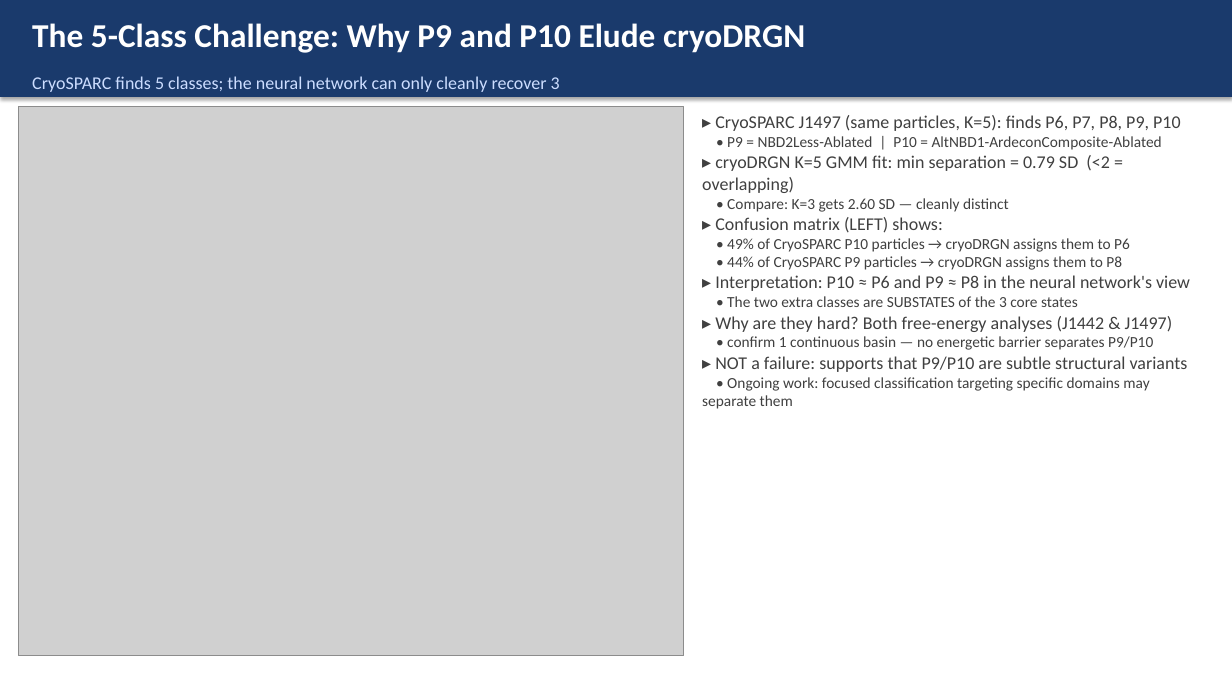
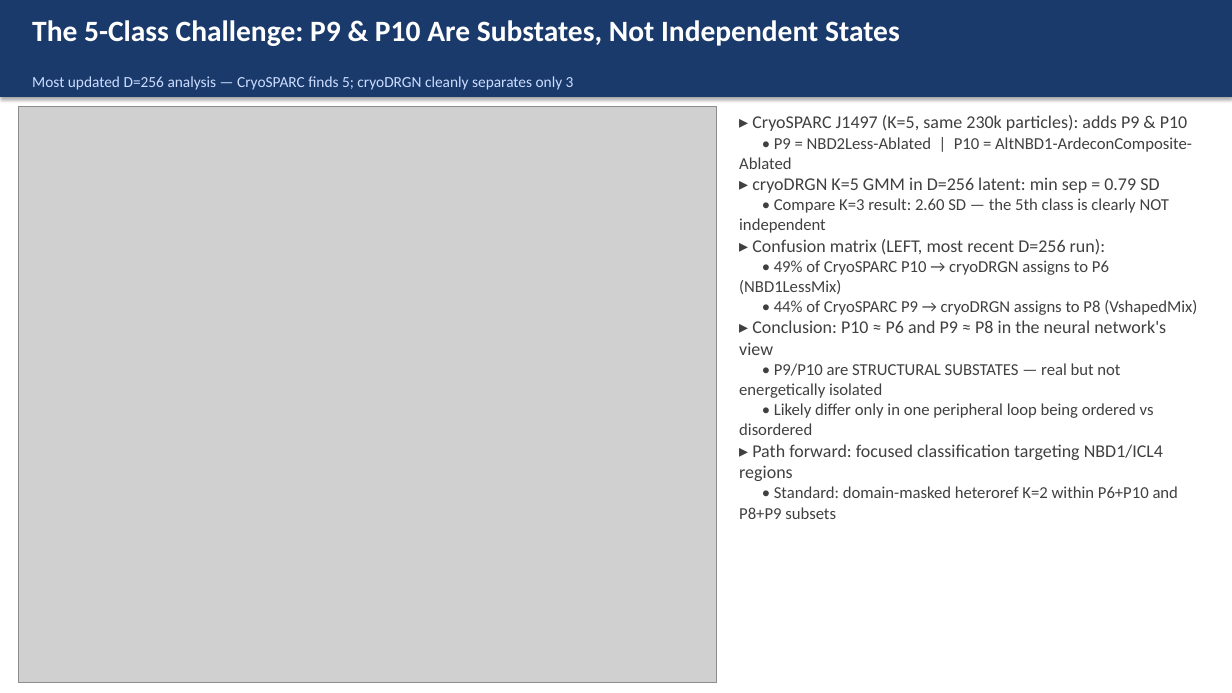
Before and after one commit to minouemmad/cryoem-classification, a slide deck: slide 11 of docs/CFTR_cryoDRGN_presentation.pptx (slide 12 before the commit). Drawn at 1232x693 pixels with LibreOffice and Linux fonts; fonts in the diff are those of the drawing; grey boxes stand for pictures. Boxes give left, top, right and bottom in pixels: in the first picture for what was removed or moved away, otherwise in the second. Text is boxed around its words. In the diff, an @@ line names an element or a change of style, - is before the commit and + after.

Commit message:
Update presentation: 14 slides, domain captions, VAE redesign, combined GMM/scatter slide, basin figure, D=128 vs D=256 explanation, K=6 J264

```diff
--- a/docs/CFTR_cryoDRGN_presentation.pptx
+++ b/docs/CFTR_cryoDRGN_presentation.pptx
@@ text at box(32, 20, 900, 46): text changed; size 26 to 23 pt @@
-The 5-Class Challenge: Why P9 and P10 Elude cryoDRGN
+The 5-Class Challenge: P9 & P10 Are Substates, Not Independent States
@@ text at box(32, 76, 574, 90): text changed; size 14 to 12 pt @@
-CryoSPARC finds 5 classes; the neural network can only cleanly recover 3
+Most updated D=256 analysis — CryoSPARC finds 5; cryoDRGN cleanly separates only 3
@@ picture: place and size @@
-picture at box(18, 106, 684, 656)
+picture at box(18, 106, 716, 683)
@@ text "▸ CryoSPARC J1497 (K=5, same ...": place and size @@
-text "▸ CryoSPARC J1497 (K=5, same ..." at box(702, 115, 1190, 409)
+text "▸ CryoSPARC J1497 (K=5, same ..." at box(739, 115, 1197, 519)
@@ text at box(752, 115, 1188, 131): text changed @@
-▸ CryoSPARC J1497 (same particles, K=5): finds P6, P7, P8, P9, P10
+▸ CryoSPARC J1497 (K=5, same 230k particles): adds P9 & P10
@@ text at box(739, 137, 1192, 169): size 12 to 13 pt in "• P9 = NBD2Less-Ablated | P10 = ..." @@
@@ text at box(739, 177, 1197, 519): text changed; size 12 to 13 pt @@
-▸ cryoDRGN K=5 GMM fit: min separation = 0.79 SD (<2 = overlapping)
-• Compare: K=3 gets 2.60 SD — cleanly distinct
-▸ Confusion matrix (LEFT) shows:
-• 49% of CryoSPARC P10 particles → cryoDRGN assigns them to P6
-• 44% of CryoSPARC P9 particles → cryoDRGN assigns them to P8
-▸ Interpretation: P10 ≈ P6 and P9 ≈ P8 in the neural network's view
-• The two extra classes are SUBSTATES of the 3 core states
-▸ Why are they hard? Both free-energy analyses (J1442 & J1497)
-• confirm 1 continuous basin — no energetic barrier separates P9/P10
-▸ NOT a failure: supports that P9/P10 are subtle structural variants
-• Ongoing work: focused classification targeting specific domains may separate them
+▸ cryoDRGN K=5 GMM in D=256 latent: min sep = 0.79 SD
+• Compare K=3 result: 2.60 SD — the 5th class is clearly NOT independent
+▸ Confusion matrix (LEFT, most recent D=256 run):
+• 49% of CryoSPARC P10 → cryoDRGN assigns to P6 (NBD1LessMix)
+• 44% of CryoSPARC P9 → cryoDRGN assigns to P8 (VshapedMix)
+▸ Conclusion: P10 ≈ P6 and P9 ≈ P8 in the neural network's view
+• P9/P10 are STRUCTURAL SUBSTATES — real but not energetically isolated
+• Likely differ only in one peripheral loop being ordered vs disordered
+▸ Path forward: focused classification targeting NBD1/ICL4 regions
+• Standard: domain-masked heteroref K=2 within P6+P10 and P8+P9 subsets
```
Also in this commit, not shown: 7 other slides changed, 6 slides added, 7 slides removed, 1 other file.
